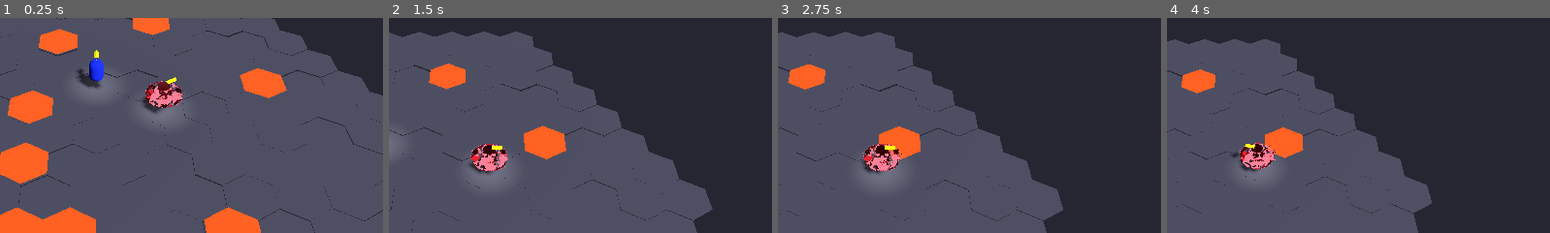
Above: before the commit, frames 1-4 (left to right).
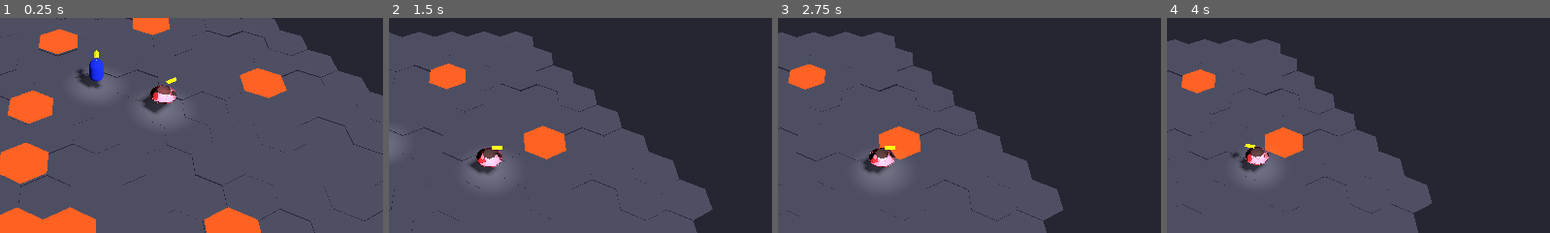
Above: after the commit, the same moments.

Repository: bbaserdem/GemBrawl
Game: Godot game, scene res://tests/TestCombatCollision.tscn
Two runs of this game, one before a commit and one after it. Both use one fixed random seed, a clock stepped at 60 frames per second and the inputs below. This scene is started directly instead of the project's main scene.
Inputs (mouse positions are % of the whole screen's width and height, from its top left):
- Up to frame 1 (0.25 s): no input
- Up to frame 2 (1.5 s): tap Enter (attack_melee) at 0.5 s; move the mouse to (73, 44) at 0.52 s; hold Right (ui_right) 0.53-1.25 s; hold E (attack_aoe) 0.53-1.25 s; click (73, 44) at 0.67 s; drag from (30, 54) to (45, 70) at 1.27 s
- Up to frame 3 (2.75 s): move the mouse to (61, 27) at 2.02 s; hold Right (ui_right) from 2.03 s (still down); hold Q (attack_ranged) from 2.03 s (still down); click (61, 27) at 2.17 s
- Up to frame 4 (4 s): release Right (ui_right) at 2.75 s; release Q (attack_ranged) at 2.75 s; drag from (45, 70) to (20, 34) at 2.77 s; move the mouse to (81, 65) at 3.52 s; hold Left (ui_left) from 3.53 s (still down); hold Mouse wheel down (camera_zoom_out) from 3.53 s (still down); click (81, 65) at 3.67 s
The pictures show only the part of the screen within x 38-88%, y 21-71%; the shares and areas given below are measured in that part.

The runs differ from the first frame. In frame 1, 0.8% of the frame differs, in the area x 37-48%, y 29-42%; in frame 2, 0.9%, in the area x 21-32%, y 58-72%; in frame 3, 0.9%; in frame 4, 0.8%.

Commit message:
feat: add gem assets test scene and outlined materials
- Create TestAssetsGems scene to showcase all gem types
- Add outlined shader materials for Ruby, Emerald, and Sapphire gems
- Fix outlined_gem shader to properly cast shadows (removed unshaded mode)
- Implement camera controls for asset viewing (ASDF movement, arrows for rotation/tilt)
- Document investigation of scene crash issue in ai_notes

Note: Scene currently crashes with multiple gems due to unidentified issue,
works fine with single gem. Investigation ongoing.

🤖 Generated with [Claude Code](https://claude.ai/code)

Co-Authored-By: Claude <noreply@anthropic.com>

Diff:
--- /dev/null
+++ b/gembrawl/assets/materials/gem_emerald_outlined.tres
@@ -0,0 +1,14 @@
+[gd_resource type="ShaderMaterial" load_steps=2 format=3 uid="uid://b8xj8w4k6n5m4"]
+
+[ext_resource type="Shader" path="res://shaders/outlined_gem.gdshader" id="1_outline"]
+
+[resource]
+render_priority = 1
+shader = ExtResource("1_outline")
+shader_parameter/gem_color = Color(0.15, 0.8, 0.2, 1.0)
+shader_parameter/highlight_color = Color(0.5, 1.0, 0.6, 1.0)
+shader_parameter/shadow_color = Color(0.05, 0.3, 0.1, 1.0)
+shader_parameter/outline_color = Color(0.0, 0.2, 0.0, 1.0)
+shader_parameter/light_threshold = 0.5
+shader_parameter/shadow_threshold = 0.3
+shader_parameter/outline_width = 0.02
--- /dev/null
+++ b/gembrawl/assets/materials/gem_ruby_outlined.tres
@@ -0,0 +1,14 @@
+[gd_resource type="ShaderMaterial" load_steps=2 format=3 uid="uid://c7xj8w4k6n5m3"]
+
+[ext_resource type="Shader" path="res://shaders/outlined_gem.gdshader" id="1_outline"]
+
+[resource]
+render_priority = 1
+shader = ExtResource("1_outline")
+shader_parameter/gem_color = Color(0.9, 0.15, 0.2, 1.0)
+shader_parameter/highlight_color = Color(1.0, 0.5, 0.6, 1.0)
+shader_parameter/shadow_color = Color(0.4, 0.05, 0.1, 1.0)
+shader_parameter/outline_color = Color(0.2, 0.0, 0.0, 1.0)
+shader_parameter/light_threshold = 0.5
+shader_parameter/shadow_threshold = 0.3
+shader_parameter/outline_width = 0.02
--- /dev/null
+++ b/gembrawl/assets/materials/gem_sapphire_outlined.tres
@@ -0,0 +1,14 @@
+[gd_resource type="ShaderMaterial" load_steps=2 format=3 uid="uid://d9xj8w4k6n5m5"]
+
+[ext_resource type="Shader" path="res://shaders/outlined_gem.gdshader" id="1_outline"]
+
+[resource]
+render_priority = 1
+shader = ExtResource("1_outline")
+shader_parameter/gem_color = Color(0.15, 0.2, 0.9, 1.0)
+shader_parameter/highlight_color = Color(0.5, 0.6, 1.0, 1.0)
+shader_parameter/shadow_color = Color(0.05, 0.1, 0.4, 1.0)
+shader_parameter/outline_color = Color(0.0, 0.0, 0.2, 1.0)
+shader_parameter/light_threshold = 0.5
+shader_parameter/shadow_threshold = 0.3
+shader_parameter/outline_width = 0.02
--- a/gembrawl/shaders/outlined_gem.gdshader
+++ b/gembrawl/shaders/outlined_gem.gdshader
@@ -1,5 +1,5 @@
 shader_type spatial;
-render_mode cull_disabled, unshaded;
+render_mode cull_disabled, depth_draw_opaque, depth_prepass_alpha, vertex_lighting;
 
 // Gem properties
 uniform vec4 gem_color : source_color = vec4(0.9, 0.15, 0.2, 1.0);
@@ -14,17 +14,21 @@
 
 // Store world position
 varying vec3 world_pos;
+varying vec3 world_normal;
 
 void vertex() {
     world_pos = (MODEL_MATRIX * vec4(VERTEX, 1.0)).xyz;
-    // Scale vertices slightly outward for outline effect
-    vec4 clip_position = PROJECTION_MATRIX * (VIEW_MATRIX * MODEL_MATRIX * vec4(VERTEX, 1.0));
-    vec3 clip_normal = mat3(PROJECTION_MATRIX) * (mat3(VIEW_MATRIX) * mat3(MODEL_MATRIX) * NORMAL);
+    world_normal = normalize((MODEL_MATRIX * vec4(NORMAL, 0.0)).xyz);
 
-    vec2 offset = normalize(clip_normal.xy) * outline_width * clip_position.w;
-    clip_position.xy += offset;
+    // Simple outline by pushing vertices along normals in view space
+    vec4 view_pos = VIEW_MATRIX * MODEL_MATRIX * vec4(VERTEX, 1.0);
+    vec3 view_normal = normalize((VIEW_MATRIX * MODEL_MATRIX * vec4(NORMAL, 0.0)).xyz);
 
-    POSITION = clip_position;
+    // Push vertices outward for outline
+    view_pos.xyz += view_normal * outline_width;
+
+    // Transform back to clip space
+    POSITION = PROJECTION_MATRIX * view_pos;
 }
 
 // Calculate flat normal from world position
@@ -38,7 +42,10 @@
     // Get flat normal for faceted appearance
     vec3 flat_normal = get_flat_normal();
 
-    // Simple directional light calculation
+    // Use the flat normal for proper shading
+    NORMAL = flat_normal;
+
+    // Get light information from Godot's built-in lighting
     vec3 light_dir = normalize(vec3(0.5, 0.7, 0.3));
     float NdotL = dot(flat_normal, light_dir);
 
@@ -62,4 +69,6 @@
     }
 
     ALBEDO = color;
+    ROUGHNESS = 0.8;
+    METALLIC = 0.0;
 }
--- /dev/null
+++ b/gembrawl/tests/TestAssetsGems.tscn
@@ -0,0 +1,85 @@
+[gd_scene load_steps=6 format=3 uid="uid://dxbwqnnassettest"]
+
+[ext_resource type="Script" path="res://tests/TestAssetsGemsController.gd" id="1"]
+[ext_resource type="PackedScene" path="res://arena/HexArena.tscn" id="2"]
+[ext_resource type="Script" path="res://game/CameraController.gd" id="3"]
+
+[sub_resource type="BoxShape3D" id="BoxShape3D_1"]
+size = Vector3(50, 0.2, 50)
+
+[sub_resource type="Environment" id="Environment_1"]
+background_mode = 1
+background_color = Color(0.15, 0.15, 0.2, 1)
+ambient_light_source = 2
+ambient_light_color = Color(0.4, 0.4, 0.5, 1)
+ambient_light_energy = 0.5
+
+[node name="TestAssetsGems" type="Node3D"]
+script = ExtResource("1")
+
+[node name="HexArena" parent="." instance=ExtResource("2")]
+
+[node name="InvisibleFloor" type="StaticBody3D" parent="."]
+transform = Transform3D(1, 0, 0, 0, 1, 0, 0, 0, 1, 0, -0.1, 0)
+visible = false
+collision_mask = 0
+
+[node name="CollisionShape3D" type="CollisionShape3D" parent="InvisibleFloor"]
+shape = SubResource("BoxShape3D_1")
+
+[node name="CameraController" type="Node3D" parent="."]
+script = ExtResource("3")
+look_at_offset = Vector3(0, 1, 0)
+tilt_angle = 45.0
+zoom_speed = 2.0
+min_zoom = 8.0
+max_zoom = 30.0
+follow_smoothness = 8.0
+
+[node name="CameraPivot" type="Node3D" parent="CameraController"]
+transform = Transform3D(1, 0, 0, 0, 0.707107, 0.707107, 0, -0.707107, 0.707107, 0, 0, 0)
+
+[node name="Camera3D" type="Camera3D" parent="CameraController/CameraPivot"]
+transform = Transform3D(1, 0, 0, 0, 1, 0, 0, 0, 1, 0, 0, 20)
+fov = 45.0
+
+[node name="WorldEnvironment" type="WorldEnvironment" parent="."]
+environment = SubResource("Environment_1")
+
+[node name="DirectionalLight3D" type="DirectionalLight3D" parent="."]
+transform = Transform3D(0.707107, -0.5, 0.5, 0, 0.707107, 0.707107, -0.707107, -0.5, 0.5, 0, 10, 0)
+light_energy = 0.8
+shadow_enabled = true
+
+[node name="UI" type="Control" parent="."]
+layout_mode = 3
+anchors_preset = 15
+anchor_right = 1.0
+anchor_bottom = 1.0
+grow_horizontal = 2
+grow_vertical = 2
+
+[node name="VBoxContainer" type="VBoxContainer" parent="UI"]
+layout_mode = 0
+offset_left = 10.0
+offset_top = 10.0
+offset_right = 450.0
+offset_bottom = 300.0
+
+[node name="TitleLabel" type="Label" parent="UI/VBoxContainer"]
+layout_mode = 2
+text = "Gem Assets Test"
+theme_override_font_sizes/font_size = 24
+
+[node name="InstructionsLabel" type="Label" parent="UI/VBoxContainer"]
+layout_mode = 2
+text = "Camera Controls:
+- Arrow Keys or WASD: Pan camera
+- Q/E: Rotate camera
+- Mouse Wheel: Zoom in/out"
+
+[node name="StatusLabel" type="Label" parent="UI/VBoxContainer"]
+layout_mode = 2
+text = "Loading gem assets..."
+
+[node name="GemsContainer" type="Node3D" parent="."]
--- /dev/null
+++ b/gembrawl/tests/TestAssetsGemsController.gd
@@ -0,0 +1,221 @@
+extends Node3D
+
+const PlayerCharacter = preload("res://characters/PlayerCharacter.tscn")
+
+@onready var camera_controller = $CameraController
+@onready var hex_arena = $HexArena
+@onready var status_label = $UI/VBoxContainer/StatusLabel
+@onready var gems_container = $GemsContainer
+
+var gem_data_files = []
+var spawned_gems = []
+
+# Camera movement variables
+var camera_move_speed = 10.0
+var camera_rotate_speed = 2.0
+var camera_tilt_speed = 1.0
+var camera_rotation = 0.0
+var camera_tilt = 45.0
+
+func _ready():
+	status_label.text = "Loading gem data..."
+
+	# Load all gem data files
+	_load_gem_data_files()
+
+	# Spawn gems in a grid layout
+	_spawn_gem_showcase()
+
+	# Set initial camera position
+	_setup_camera()
+
+func _load_gem_data_files():
+	var dir = DirAccess.open("res://characters/data/classes/")
+	if dir:
+		dir.list_dir_begin()
+		var file_name = dir.get_next()
+		while file_name != "":
+			if file_name.ends_with(".tres") and file_name != "GemResource.gd":
+				var gem_path = "res://characters/data/classes/" + file_name
+				var gem_data = load(gem_path)
+				if gem_data:
+					gem_data_files.append({
+						"name": file_name.trim_suffix(".tres"),
+						"path": gem_path,
+						"data": gem_data
+					})
+			file_name = dir.get_next()
+		dir.list_dir_end()
+
+	status_label.text = "Found %d gem types" % gem_data_files.size()
+
+func _spawn_gem_showcase():
+	# Clear existing gems
+	for gem in spawned_gems:
+		if is_instance_valid(gem):
+			gem.queue_free()
+	spawned_gems.clear()
+
+	# Calculate grid layout
+	var gems_per_row = 3
+	var row_spacing = 4.0
+	var col_spacing = 3.5
+
+	status_label.text = "Spawning all gems..."
+
+	# Spawn all gems at once without async operations
+	for i in range(gem_data_files.size()):
+		var gem_info = gem_data_files[i]
+		var row = i / gems_per_row
+		var col = i % gems_per_row
+
+		# Calculate position
+		var x_offset = (col - float(gems_per_row - 1) / 2.0) * col_spacing
+		var z_offset = row * row_spacing - 2.0  # Center it a bit
+
+		# Spawn character
+		var character = PlayerCharacter.instantiate()
+		gems_container.add_child(character)
+
+		# Set gem data immediately
+		if gem_info.data:
+			character.gem_data = gem_info.data
+
+		character.global_position = Vector3(x_offset, 0, z_offset)
+
+		# Disable player input and movement components
+		_disable_character_components(character)
+
+		# Add label above gem
+		var label_3d = Label3D.new()
+		label_3d.text = gem_info.name.capitalize()
+		label_3d.position = Vector3(0, 2.0, 0)
+		label_3d.billboard = BaseMaterial3D.BILLBOARD_ENABLED
+		label_3d.no_depth_test = true
+		label_3d.outline_size = 10
+		label_3d.modulate = Color(1, 1, 1, 1)
+		character.add_child(label_3d)
+
+		spawned_gems.append(character)
+
+	status_label.text = "All %d gem types displayed!" % gem_data_files.size()
+
+func _disable_character_components(character: Node3D):
+	# Disable input
+	if character.has_node("Input"):
+		character.get_node("Input").queue_free()
+
+	# Disable movement
+	if character.has_node("Movement"):
+		character.get_node("Movement").set_physics_process(false)
+		character.get_node("Movement").set_process(false)
+
+	# Disable combat
+	if character.has_node("Combat"):
+		character.get_node("Combat").set_physics_process(false)
+		character.get_node("Combat").set_process(false)
+
+# Material application is handled by PlayerCharacter._apply_gem_properties()
+# No need for manual material override
+
+func _setup_camera():
+	if not camera_controller:
+		return
+
+	# Position camera to view all gems
+	camera_controller.global_position = Vector3(0, 8, 12)
+	camera_controller.rotation = Vector3(-deg_to_rad(camera_tilt), deg_to_rad(camera_rotation), 0)
+
+	# Disable the CameraController script's built-in controls
+	if camera_controller.has_method("set_physics_process"):
+		camera_controller.set_physics_process(false)
+	if camera_controller.has_method("set_process"):
+		camera_controller.set_process(false)
+
+func _process(delta):
+	if not camera_controller:
+		return
+
+	# Camera movement (ASDF or left joystick)
+	var move_input = Vector3.ZERO
+
+	# Keyboard input
+	if Input.is_action_pressed("ui_left") or Input.is_key_pressed(KEY_A):
+		move_input.x -= 1
+	if Input.is_action_pressed("ui_right") or Input.is_key_pressed(KEY_D):
+		move_input.x += 1
+	if Input.is_action_pressed("ui_up") or Input.is_key_pressed(KEY_W):
+		move_input.z -= 1
+	if Input.is_action_pressed("ui_down") or Input.is_key_pressed(KEY_S):
+		move_input.z += 1
+
+	# Gamepad left stick
+	if Input.get_connected_joypads().size() > 0:
+		var left_stick_x = Input.get_joy_axis(0, JOY_AXIS_LEFT_X)
+		var left_stick_y = Input.get_joy_axis(0, JOY_AXIS_LEFT_Y)
+
+		# Apply deadzone
+		if abs(left_stick_x) > 0.15:
+			move_input.x += left_stick_x
+		if abs(left_stick_y) > 0.15:
+			move_input.z += left_stick_y
+
+	# Apply movement relative to camera rotation
+	if move_input.length() > 0:
+		move_input = move_input.normalized()
+		var cam_transform = camera_controller.global_transform.basis
+		move_input = cam_transform * move_input
+		move_input.y = 0  # Keep movement horizontal
+		camera_controller.global_position += move_input * camera_move_speed * delta
+
+	# Camera rotation (left/right arrows or right stick horizontal)
+	var rotate_input = 0.0
+
+	if Input.is_key_pressed(KEY_LEFT):
+		rotate_input += 1
+	if Input.is_key_pressed(KEY_RIGHT):
+		rotate_input -= 1
+
+	# Gamepad right stick horizontal
+	if Input.get_connected_joypads().size() > 0:
+		var right_stick_x = Input.get_joy_axis(0, JOY_AXIS_RIGHT_X)
+		if abs(right_stick_x) > 0.15:
+			rotate_input -= right_stick_x
+
+	if rotate_input != 0:
+		camera_rotation += rotate_input * camera_rotate_speed * rad_to_deg(delta)
+		camera_controller.rotation.y = deg_to_rad(camera_rotation)
+
+	# Camera tilt (up/down arrows or right stick vertical)
+	var tilt_input = 0.0
+
+	if Input.is_key_pressed(KEY_UP):
+		tilt_input += 1
+	if Input.is_key_pressed(KEY_DOWN):
+		tilt_input -= 1
+
+	# Gamepad right stick vertical
+	if Input.get_connected_joypads().size() > 0:
+		var right_stick_y = Input.get_joy_axis(0, JOY_AXIS_RIGHT_Y)
+		if abs(right_stick_y) > 0.15:
+			tilt_input += right_stick_y
+
+	if tilt_input != 0:
+		camera_tilt = clamp(camera_tilt + tilt_input * camera_tilt_speed * rad_to_deg(delta), 15, 75)
+		camera_controller.rotation.x = -deg_to_rad(camera_tilt)
+
+func _input(event):
+	if event is InputEventKey and event.pressed:
+		match event.keycode:
+			KEY_ESCAPE:
+				get_tree().quit()
+			KEY_R:
+				# Reset camera
+				camera_rotation = 0.0
+				camera_tilt = 45.0
+				_setup_camera()
+			KEY_SPACE:
+				# Rotate all gems
+				for gem in spawned_gems:
+					if is_instance_valid(gem):
+						gem.rotate_y(PI / 4)
Not shown, added: gembrawl/ai_notes/test_assets_gems_crash_investigation.md
